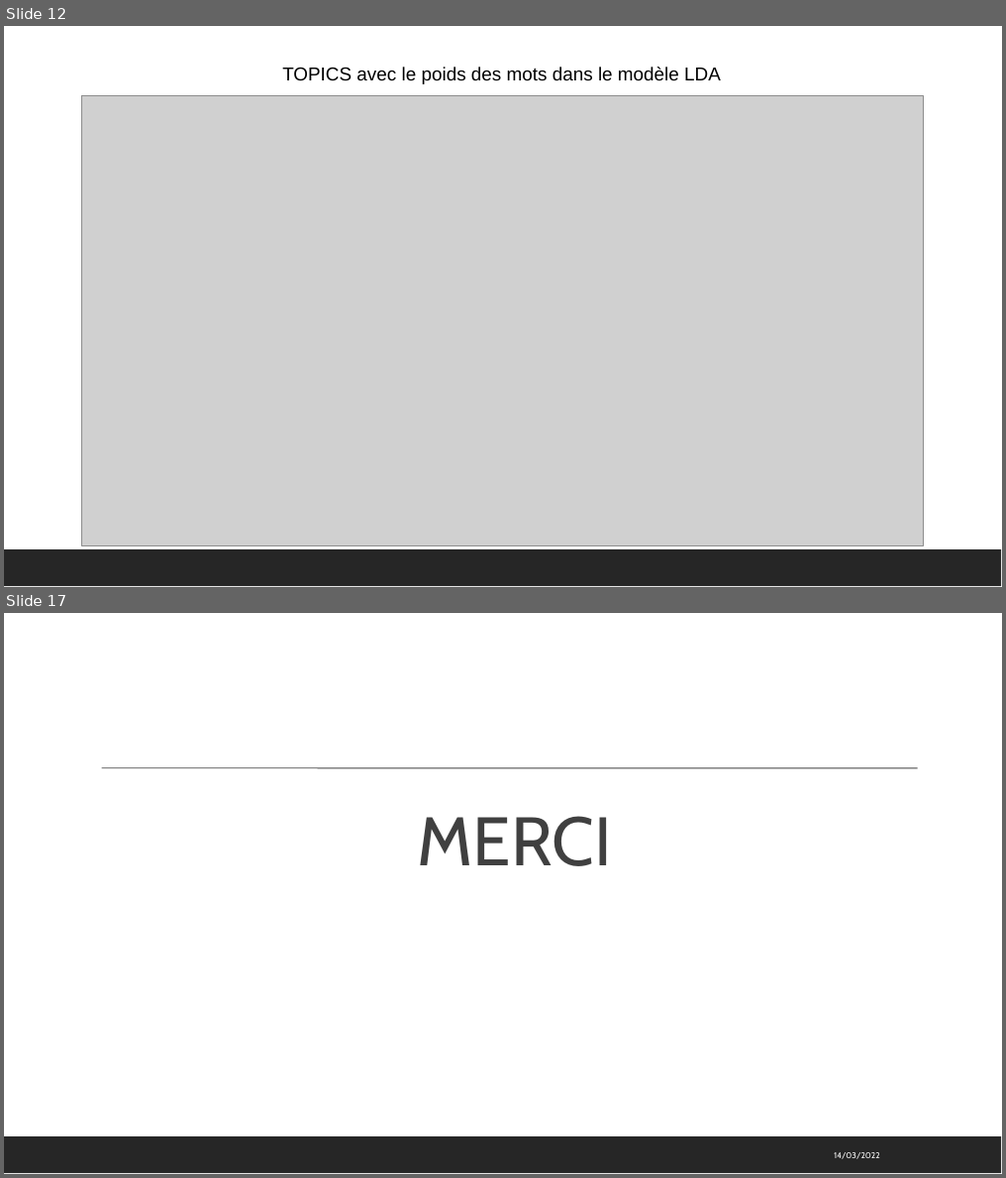
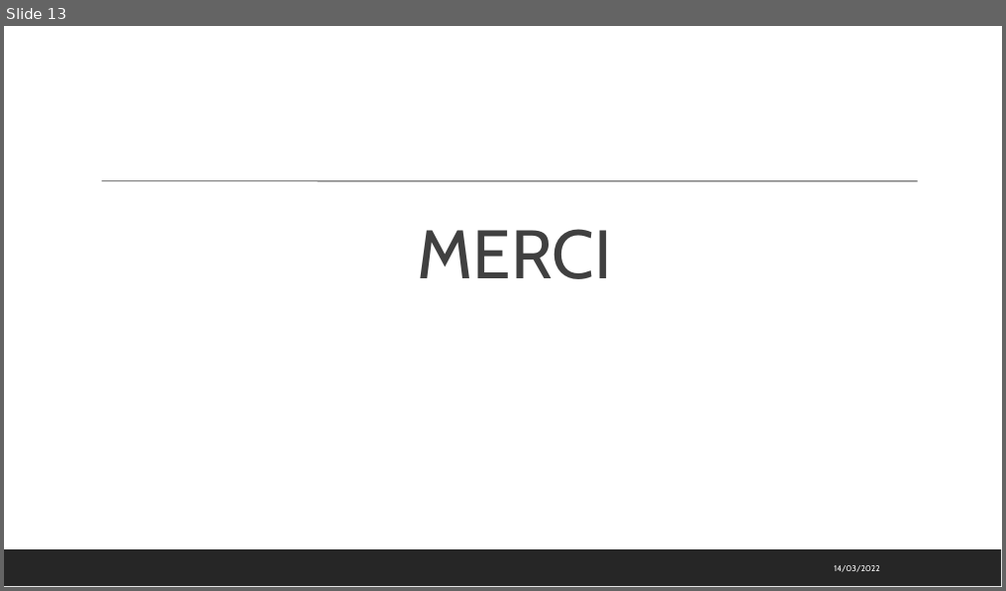
Before and after one commit to toureadama/Projet7Git, a slide deck: P7_support.pptx. Shown one above the other, each under a label of ours: slides 12 and 17 before the commit, slide 13 after it; the slides between them are not shown. The pictures are 1006x1178 and 1006x591 pixels, drawn with LibreOffice and Linux fonts; fonts in the diff are those of the drawing; grey boxes stand for pictures. Boxes give left, top, right and bottom in pixels: in the first picture for what was removed or moved away, otherwise in the second. Text is boxed around its words. In the diff, an @@ line names an element or a change of style, - is before the commit and + after.

Commit message:
avec la trame complètes et les illustrations intégrées

```diff
--- a/P7_support.pptx
+++ b/P7_support.pptx
@@ slide 12 removed at (4,26,1002,587), background #FFFFFF; not listed: 1 template element that a slide beside it also shows @@
@@ text removed at (282,67,721,84) @@
-TOPICS avec le poids des mots dans le modèle LDA
@@ picture removed at (82,95,924,547) @@
@@ what was slide 17 is now slide 13 @@
```
Also in this commit, not shown: 3 slides changed, 1 slide added, 4 other slides removed.
